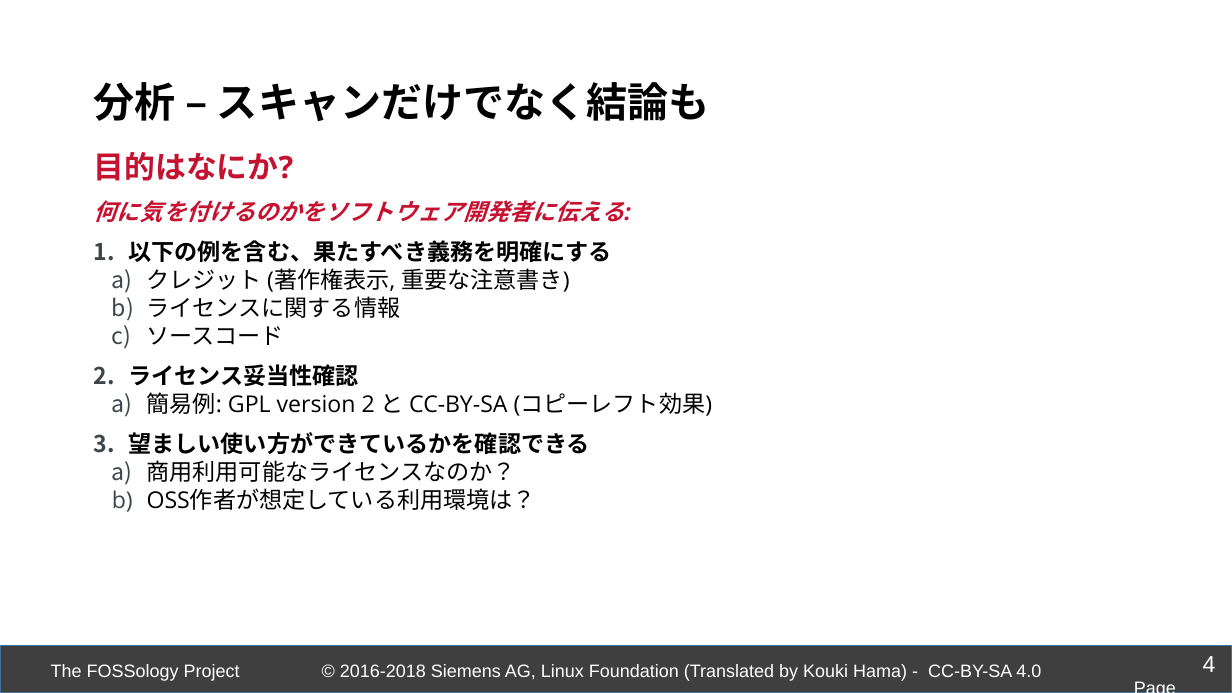
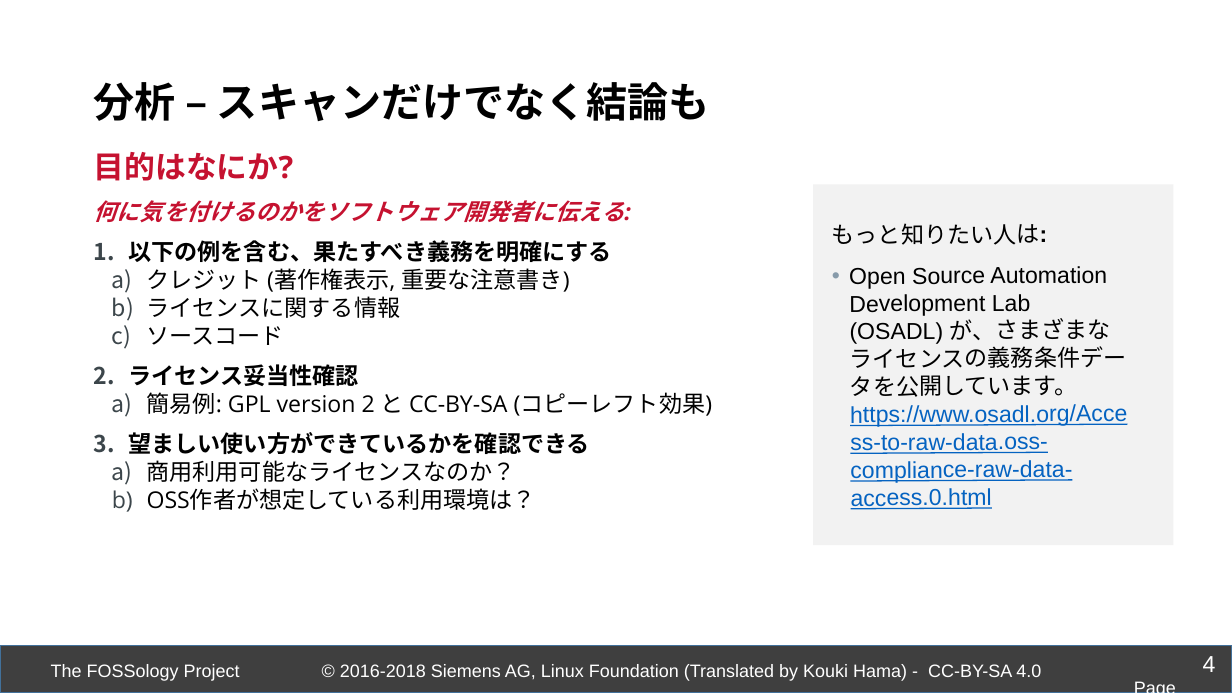
Before and after one commit to fossology/FOSSologySlides, a slide deck: slide 4 of Module-A-JPN-Motivation.pptx. Drawn at 1232x693 pixels with LibreOffice and Linux fonts; fonts in the diff are those of the drawing; background and template pictures are left out. Boxes give left, top, right and bottom in pixels: in the first picture for what was removed or moved away, otherwise in the second. Text is boxed around its words. In the diff, an @@ line names an element or a change of style, - is before the commit and + after.

```diff
--- a/Module-A-JPN-Motivation.pptx
+++ b/Module-A-JPN-Motivation.pptx
@@ rectangle added at bbox=[813, 185, 1174, 545], fill #F2F2F2 @@
@@ text added at bbox=[832, 223, 1127, 510], 18 pt, text #000000 @@
+もっと知りたい人は:
+• Open Source Automation Development Lab (OSADL) が、さまざまなライセンスの義務条件データを公開しています。https://www.osadl.org/Access-to-raw-data.oss-compliance-raw-data-access.0.html
```
Also in this commit, not shown: 7 other slides changed.
